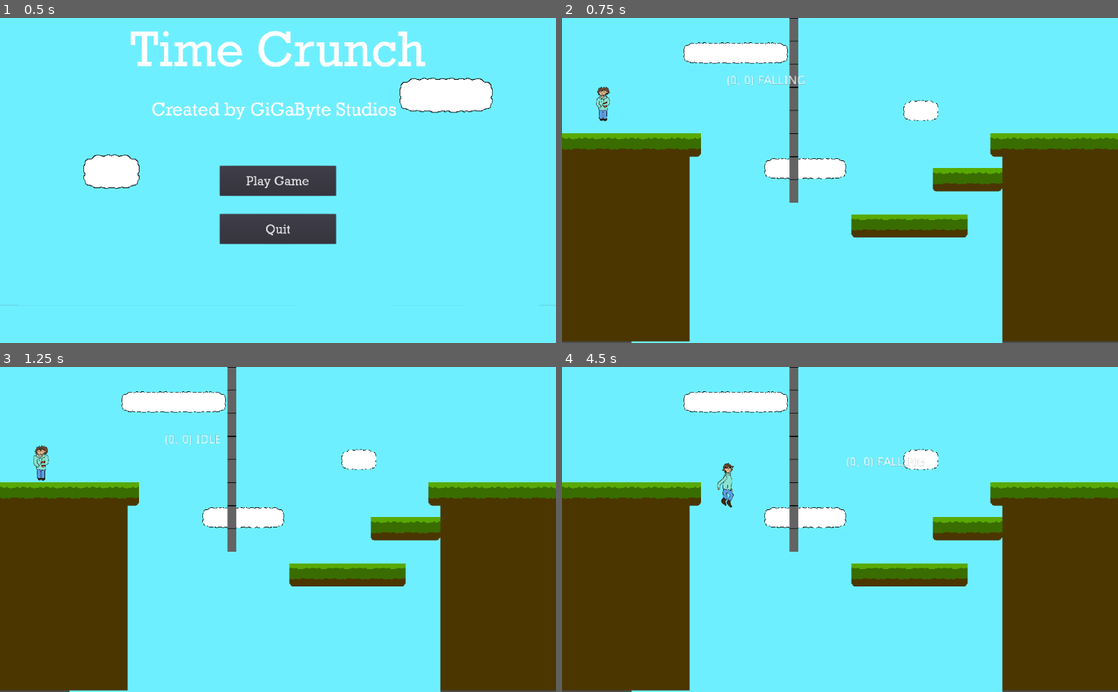
Above: before the commit, frames 1-4 (two rows, left to right).
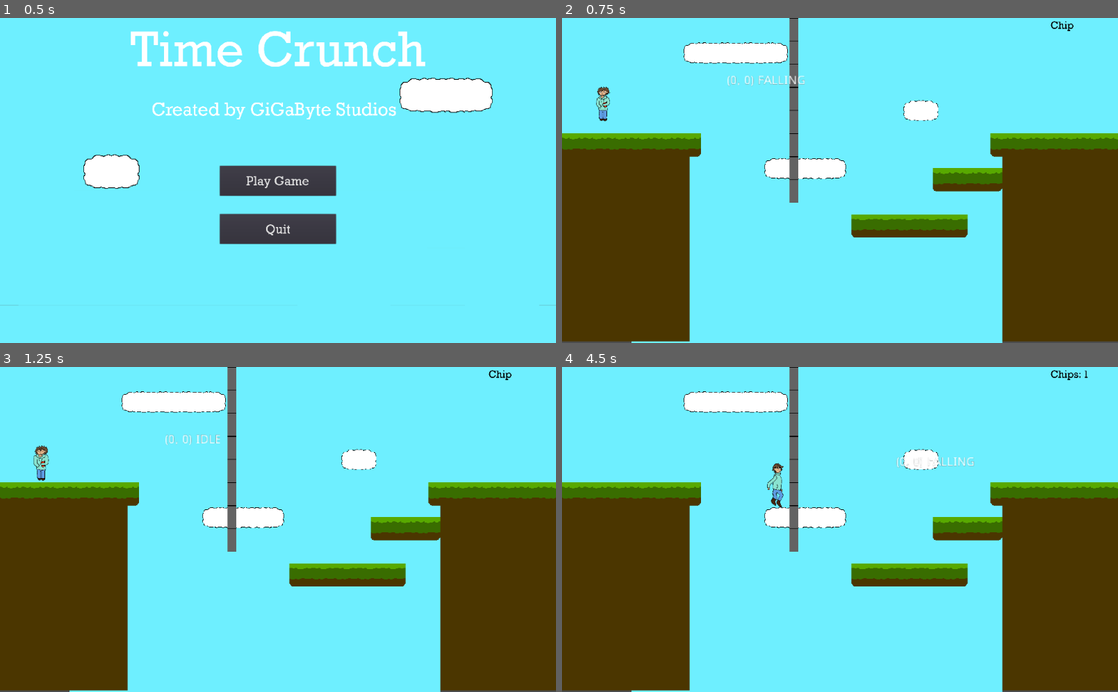
Above: after the commit, the same moments.

Repository: AspireToDev/Final-Project-Game-Jam
Game: Godot game, scene res://UI/Start.tscn
Two runs of this game, one before a commit and one after it. Both use one fixed random seed, a clock stepped at 60 frames per second and the inputs below.
Inputs:
- Up to frame 1 (0.5 s): no input
- Up to frame 2 (0.75 s): click "Play Game" at 0.5 s
- Up to frame 3 (1.25 s): no input
- Up to frame 4 (4.5 s): hold D (right) 1.28-2.78 s; tap Q (eat_chip) at 1.35, 2.85, 4.35 s; tap W (jump) at 1.52, 2.27, 3.77 s; tap E (mode_switch) at 2.1, 3.6 s; tap Enter at 2.75 s; hold A (left) 2.78-3.53 s; tap Space at 3.5 s; hold D (right) from 3.53 s (still down)

Frame 1 is identical in both runs. In frame 2, less than 0.1% of the frame differs, in the area x 87-92%, y 0-5%; in frame 3, less than 0.1%; in frame 4, 0.8%, in the area x 27-95%, y 0-44%.

Commit message:
Chip Count/Move Blocking

Diff:
--- a/Project/Game.tscn
+++ b/Project/Game.tscn
@@ -1,9 +1,11 @@
-[gd_scene load_steps=26 format=2]
+[gd_scene load_steps=29 format=2]
 
 [ext_resource path="res://Player/PlayerContainer.gd" type="Script" id=1]
 [ext_resource path="res://Player/Fall_death.gd" type="Script" id=2]
 [ext_resource path="res://Level2.gd" type="Script" id=3]
 [ext_resource path="res://Player/Spike-Group.gd" type="Script" id=4]
+[ext_resource path="res://UI/Chip_Count.gd" type="Script" id=5]
+[ext_resource path="res://Assets/Fonts/ROCK.TTF" type="DynamicFontData" id=6]
 [ext_resource path="res://Assets/Tilesheet.png" type="Texture" id=10]
 [ext_resource path="res://Assets/Time Crunch!.wav" type="AudioStream" id=11]
 
@@ -293,6 +295,10 @@
 } ]
 9/z_index = 0
 
+[sub_resource type="DynamicFont" id=34]
+size = 57
+font_data = ExtResource( 6 )
+
 [sub_resource type="RectangleShape2D" id=27]
 extents = Vector2( 4290, 55 )
 
@@ -347,6 +353,19 @@
 anchor_mode = 0
 current = true
 zoom = Vector2( 3, 3 )
+
+[node name="Chip_Count" type="Label" parent="Camera1"]
+margin_left = 2699.0
+margin_top = 5.0
+margin_right = 3022.0
+margin_bottom = 131.0
+custom_colors/font_color = Color( 0, 0, 0, 1 )
+custom_fonts/font = SubResource( 34 )
+text = "Chip"
+script = ExtResource( 5 )
+__meta__ = {
+"_edit_use_anchors_": false
+}
 
 [node name="Camera2" type="Camera2D" parent="."]
 position = Vector2( 3072, 0 )
--- a/Project/Player/PlayerContainer.gd
+++ b/Project/Player/PlayerContainer.gd
@@ -11,5 +11,6 @@
 func _physics_process(_delta):
 	if not has_node("Player"):
 		var player = Player.instance()
+		Global.chips = 3
 		player.position = starting_position
 		add_child(player)
--- a/Project/StateMachine/Block_move.gd
+++ b/Project/StateMachine/Block_move.gd
@@ -3,6 +3,7 @@
 onready var SM = get_parent()
 onready var player = get_node("../..")
 onready var color = get_node_or_null("/root/Game/ColorRect")
+onready var label = get_node_or_null("/root/Game/Camera1/Chip_Count")
 onready var mode = Global.mode
 
 onready var right = get_node_or_null("Right")
@@ -28,16 +29,22 @@
 		else:
 			SM.set_state("Falling")
 	if Input.is_action_just_pressed("right"):
-		if right != null:
-			right.position.x += 275
-			if right.is_not_colliding:
-				player.position.x += 275
-			else:
-				right.position.x -= 275
-		else:
-			print("It is null")
+		#if right != null:
+		#	right.position.x += 275
+		#	if right.is_not_colliding:
+		#		player.position.x += 275
+		#	else:
+		#		right.position.x -= 275
+		#else:
+		#	print("It is null")
+		if Global.chips > 0:
+			player.position.x += 275
+			Global.chips -= 1
+			label.ready()
 	if Input.is_action_just_pressed("left"):
-		player.position.x -= 275
+		if Global.chips >0:
+			player.position.x -= 275
+			Global.chips -= 1
 	if Input.is_action_just_pressed("jump"):
 		player.position.y -= 275
 	if Input.is_action_just_pressed("down"):
--- /dev/null
+++ b/Project/UI/Chip_Count.gd
@@ -0,0 +1,7 @@
+extends Label
+
+onready var camera1 = get_node_or_null("/root/Game/Camera1")
+
+func ready():
+	if camera1.current == true:
+		self.text = "Chips: " + String(Global.chips)
--- a/Project/global.gd
+++ b/Project/global.gd
@@ -1,6 +1,6 @@
 extends Node
 
-export var chips = 0
+export var chips = 3
 export var mode = "normal"
 
 
